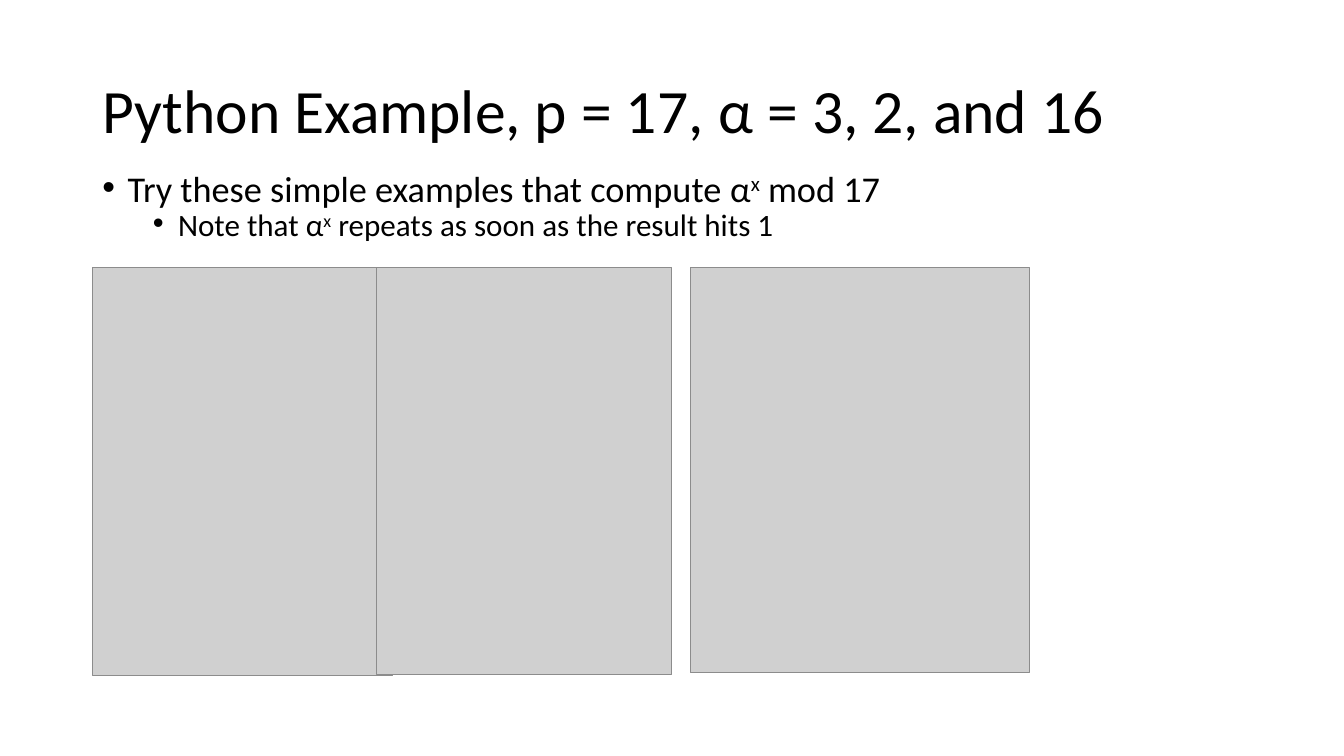
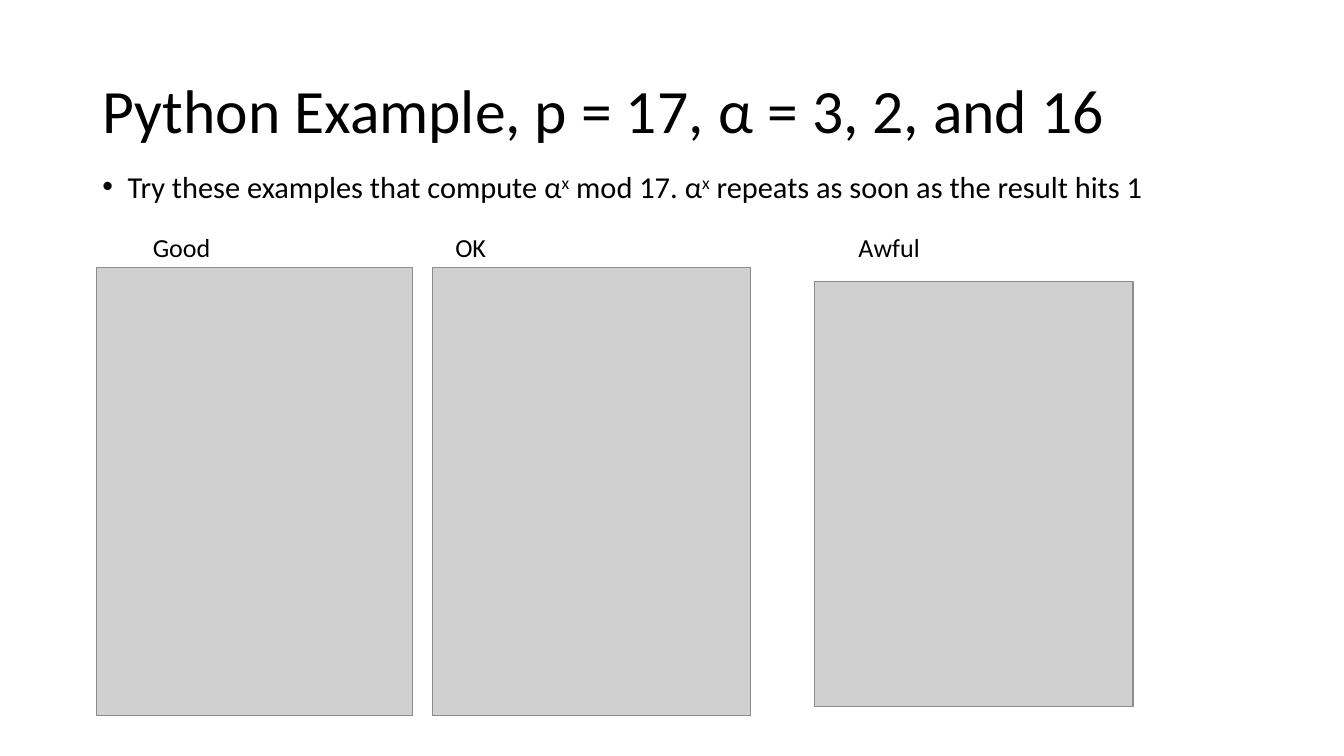
Before and after one commit to john-r2/CyberSec-Modules, a slide deck: slide 11 of 5.Crypto/Cryptology6-Diffie-Hellman.pptx. Drawn at 1344x756 pixels with LibreOffice and Linux fonts; fonts in the diff are those of the drawing; grey boxes stand for pictures. Boxes give left, top, right and bottom in pixels: in the first picture for what was removed or moved away, otherwise in the second. Text is boxed around its words. In the diff, an @@ line names an element or a change of style, - is before the commit and + after.

```diff
--- a/5.Crypto/Cryptology6-Diffie-Hellman.pptx
+++ b/5.Crypto/Cryptology6-Diffie-Hellman.pptx
@@ text at [128, 177, 1142, 258]: text changed; size 25.9 to 21.7 pt @@
-• Try these simple examples that compute αx mod 17
-  • Note that αx repeats as soon as the result hits 1
+• Try these examples that compute αx mod 17. αx repeats as soon as the result hits 1
+  Good OK Awful
@@ picture: place and size @@
-picture at [93, 267, 393, 676]
+picture at [97, 267, 412, 716]
@@ picture: place and size @@
-picture at [377, 267, 673, 675]
+picture at [433, 267, 751, 716]
@@ picture removed at [691, 267, 1029, 673] @@
@@ picture added at [815, 281, 1133, 707] @@
```
Also in this commit, not shown: 1 other slide changed, 32 other files.
